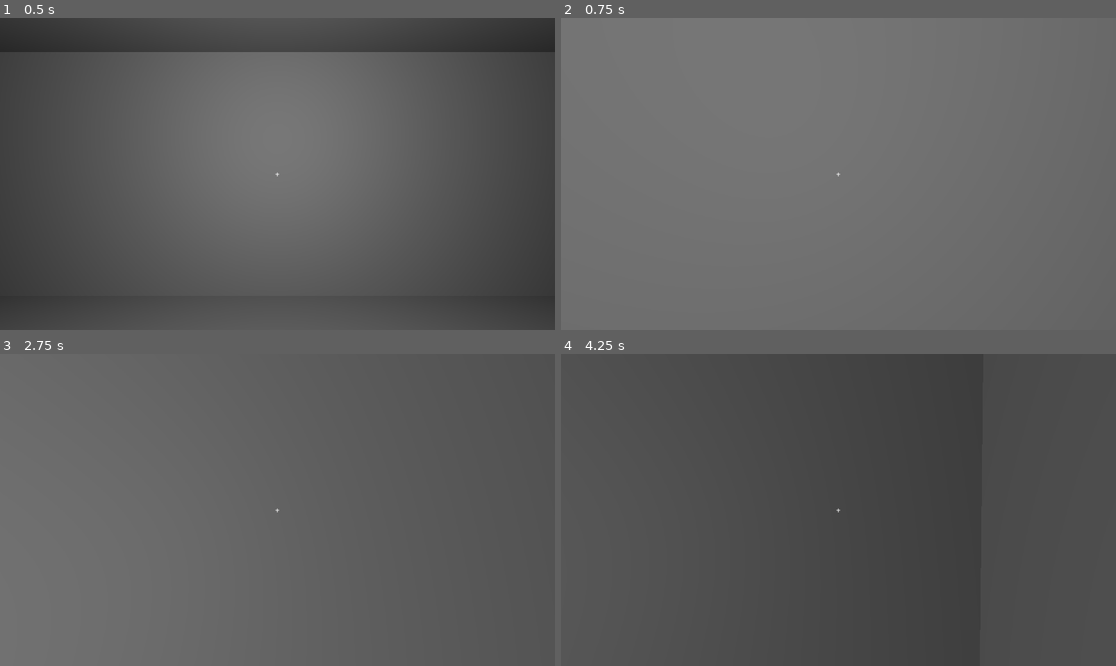
Above: before the commit, frames 1-4 (two rows, left to right).
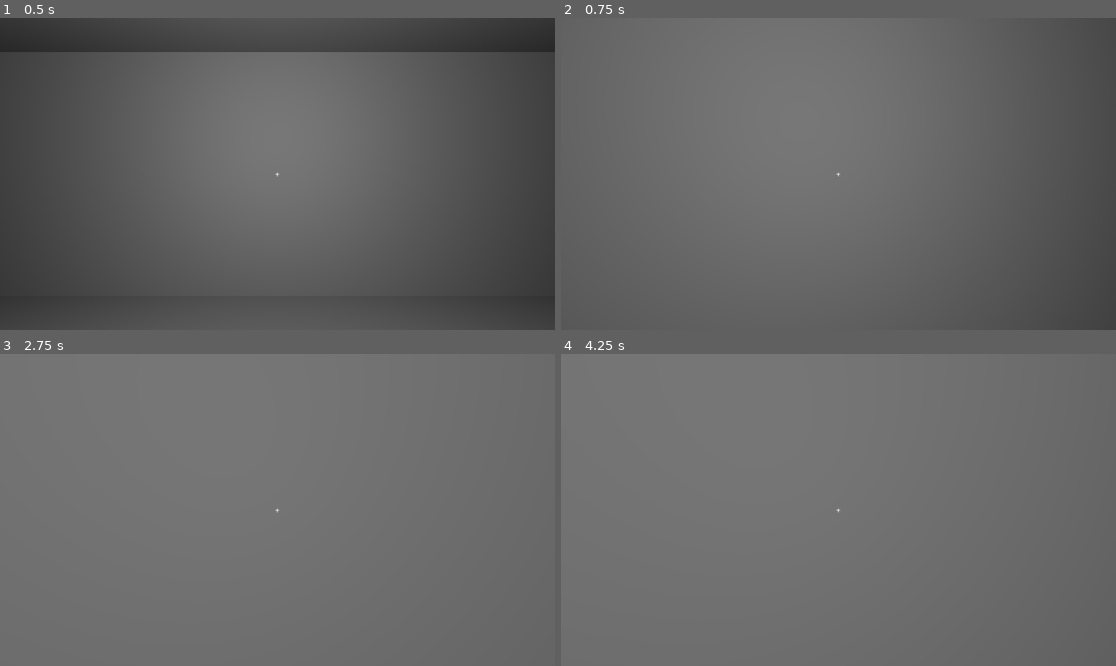
Above: after the commit, the same moments.

Repository: Sydb44/project-chimera
Game: Godot game, scene res://scenes/ship/minimal_ship.tscn
Two runs of this game, one before a commit and one after it. Both use one fixed random seed, a clock stepped at 60 frames per second and the inputs below.
Inputs (mouse positions are in pixels of both pictures, inside the frame that each line leads up to):
- Up to frame 1 (0.5 s): no input
- Up to frame 2 (0.75 s): tap Enter at 0.5 s; move the mouse to (866, 174) at 0.52 s; hold W (forward) from 0.53 s (still down); tap G (toggle_flight) at 0.6 s
- Up to frame 3 (2.75 s): keep holding W (forward); tap Space (thrust_up) at 1.25 s; move the mouse to (249, 510) at 1.27 s; tap E (interact) at 1.35 s; tap G (toggle_flight) at 1.55, 2.1 s; tap Enter at 2 s; move the mouse to (288, 503) at 2.02 s
- Up to frame 4 (4.25 s): keep holding W (forward); tap Space (thrust_up) at 2.75 s; move the mouse to (832, 516) at 2.77 s; tap G (toggle_flight) at 2.85, 3.8 s; tap Enter at 3.5 s; move the mouse to (877, 513) at 3.52 s; tap E (interact) at 3.6 s

Frame 1 is identical in both runs. In frame 2, 9.8% of the frame differs, in the area x 82-100%, y 0-100%; in frame 3, 7.1%; in frame 4, 95%, in the area x 0-100%, y 0-100%.

Commit message:
fix(flight): resolve type resolution errors in ship.gd
- Remove FlightController type annotation causing parse errors
- Use dynamic loading and get_node() for flight controller access
- Fix PhaseFieldProjector type checking using script path comparison

Co-Authored-By: ufozn123@gmail.com <ufozn123@gmail.com>

Diff:
--- a/scripts/ship/ship.gd
+++ b/scripts/ship/ship.gd
@@ -1,16 +1,16 @@
 extends Node3D
 
 @export var power_grid: Resource
-@export var flight_controller: FlightController
 
 func _ready():
 	if not power_grid:
 		var power_grid_script = load("res://scripts/systems/power_grid.gd")
 		power_grid = power_grid_script.new()
 
-	if not flight_controller:
-		flight_controller = FlightController.new()
-		add_child(flight_controller)
+	# Create flight controller
+	var flight_controller_script = load("res://scripts/systems/flight_controller.gd")
+	var flight_controller = flight_controller_script.new()
+	add_child(flight_controller)
 
 	_register_components()
 	_register_flight_projectors()
@@ -52,16 +52,20 @@
 	print("Power Grid updated. All components are now powered: ", power_grid.is_grid_powered())
 
 func _register_flight_projectors():
-	for child in get_children():
-		if child.has_method("get_component"):
-			var component = child.get_component()
-			if component is PhaseFieldProjector:
-				flight_controller.register_projector(component)
+	var flight_controller = get_node("FlightController")
+	if flight_controller:
+		for child in get_children():
+			if child.has_method("get_component"):
+				var component = child.get_component()
+				if component.get_script() and component.get_script().get_path() == "res://scripts/components/phase_field_projector.gd":
+					flight_controller.register_projector(component)
 
 func toggle_flight_mode():
+	var flight_controller = get_node("FlightController")
 	if flight_controller:
 		flight_controller.flight_mode_enabled = !flight_controller.flight_mode_enabled
 		print("Flight mode: ", "ON" if flight_controller.flight_mode_enabled else "OFF")
 
 func is_flight_mode_enabled() -> bool:
+	var flight_controller = get_node("FlightController")
 	return flight_controller and flight_controller.flight_mode_enabled
